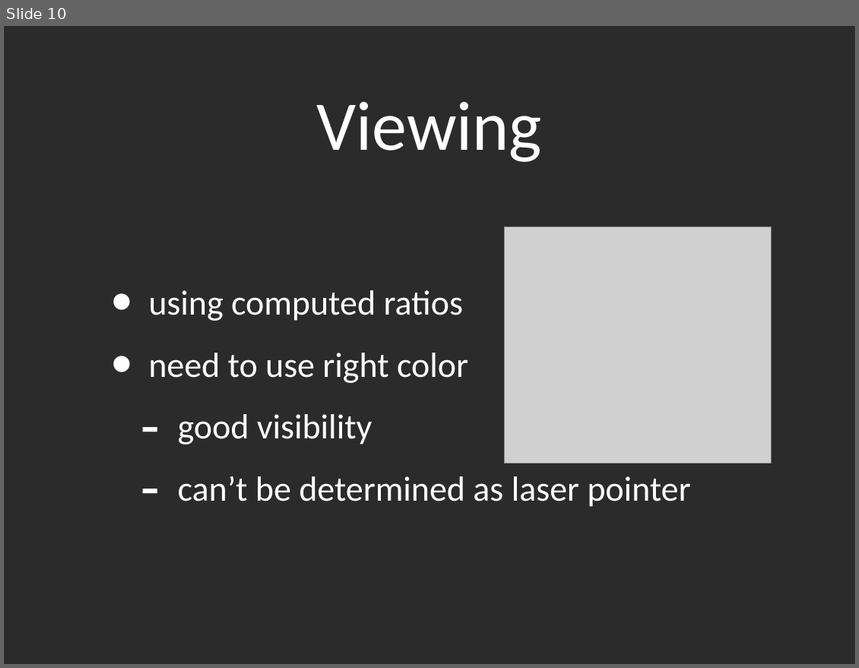
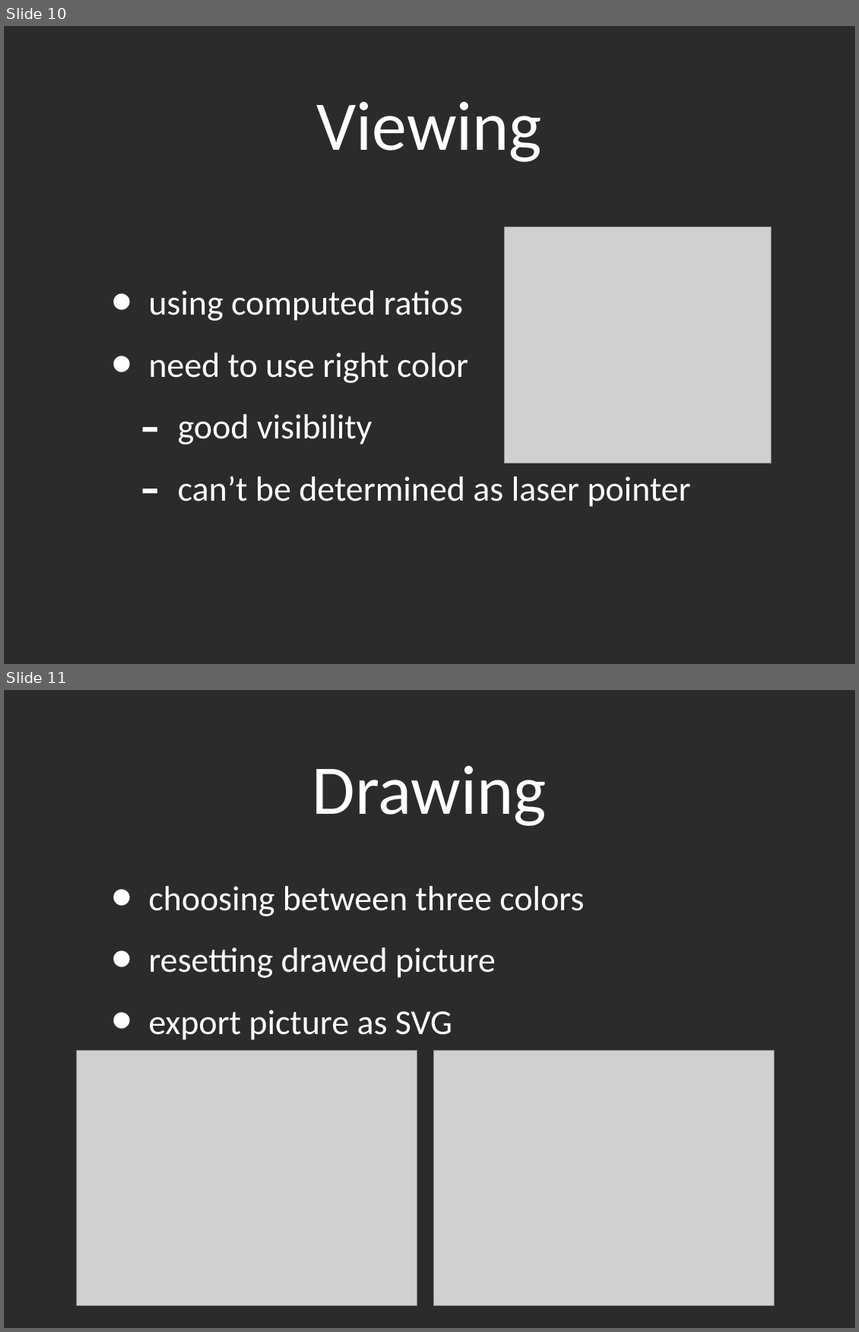
Before and after one commit to xtompok/zpracovaniobrazu, a slide deck: doc/Presentation.ppt. Shown one above the other, each under a label of ours: slide 10 before the commit, slides 10 and 11 after it. The pictures are 859x668 and 859x1332 pixels, drawn with LibreOffice and Linux fonts; fonts in the diff are those of the drawing; grey boxes stand for pictures; background and template pictures are left out; a plain dark background stands for a picture behind light text. Boxes give left, top, right and bottom in pixels: in the first picture for what was removed or moved away, otherwise in the second. Text is boxed around its words. In the diff, an @@ line names an element or a change of style, - is before the commit and + after.

```diff
--- a/doc/Presentation.ppt
+++ b/doc/Presentation.ppt
@@ slide 11 added at (4,690,855,1328), background picture (left out) @@
@@ title added at (313,766,547,826), 84 pt, text #FFFFFF @@
+Drawing
@@ text added at (148,886,584,1040), 42 pt, text #FFFFFF @@
+• choosing between three colors
+• resetting drawed picture
+• export picture as SVG
@@ picture added at (77,1050,417,1306) @@
@@ picture added at (434,1051,774,1306) @@
```
Also in this commit, not shown: 2 slides changed, 3 other slides added, 1 slide removed, 39 other files.
